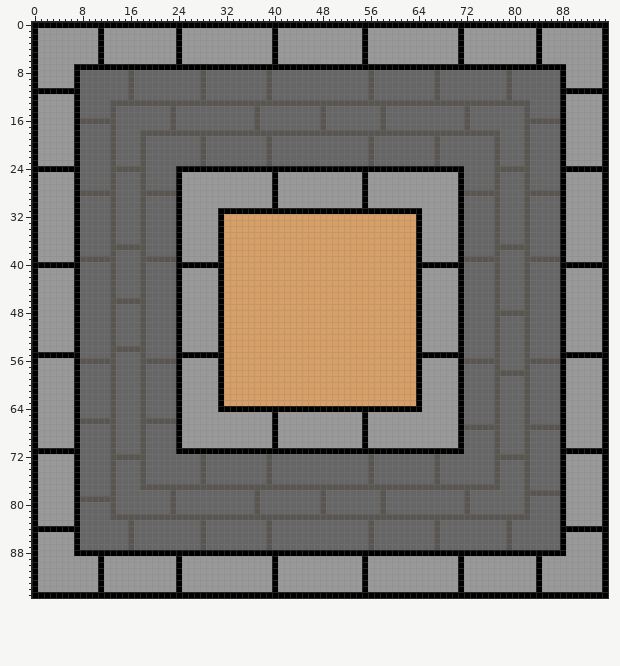
Sprite sheet -- assets/art/arena.png. The picture above is the old version.
The file is 96x96 pixels.
Now the later version:
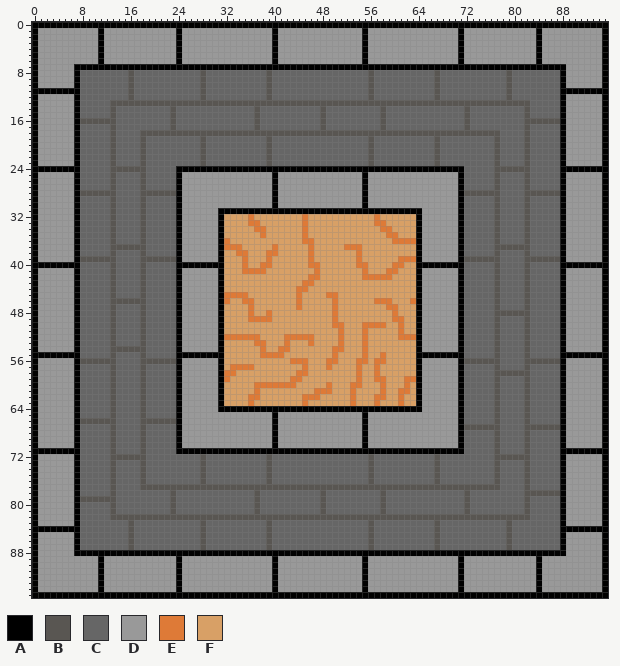
Palette (. is transparent): A #000000  B #595652  C #666666  D #999999  E #de7a37  F #d8a066
The commit says: art: add cracks in floor
Changes in this commit:
The author changed colour F to colour E in row 32 at x 36, 45 and 57; in row 33 at x 36 to 37, 45 and 57 to 58; in row 34 at x 37 to 38, 45 and 58 to 59; in row 35 at x 38, 45 and 59 to 60; in row 36 at x 32, 45 to 46 and 60 to 63; in row 37 at x 32 to 34, 40, 46 and 52 to 54.
The author changed colour F to colour E in row 38 at x 34 to 35, 39 to 40, 46 and 54; in row 39 at x 35, 39, 46, 54 and 61 to 63; in row 40 at x 35, 38 to 39, 46 to 47, 54 to 55 and 60 to 61; in row 41 at x 35 to 38, 47, 55 and 59 to 60; in row 42 at x 46 to 47 and 55 to 59; in row 43 at x 45 to 46.
The author changed colour F to colour E in row 44 at x 44 to 45; in row 45 at x 32 to 35, 44 and 49 to 50; in row 46 at x 32, 35 to 36, 44, 50, 57 to 59 and 63; in row 47 at x 36, 44, 50 and 59 to 60; in row 48 at x 36, 39, 50 and 60; in row 49 at x 36 to 39, 50 and 60 to 61.
The author changed colour F to colour E in row 50 at x 50 to 51, 55 to 58 and 61; in row 51 at x 51, 55 and 61; in row 52 at x 32 to 37, 42 to 46, 51, 55 and 61 to 63; in row 53 at x 37 to 38, 42, 46, 51 and 55; in row 54 at x 38, 41 to 42, 50 to 51 and 55; in row 55 at x 38 to 41, 50, 55 and 58.
The author changed colour F to colour E in row 56 at x 43 to 45, 49 to 50, 54 to 55 and 57 to 58; in row 57 at x 33 to 36, 45, 49, 54 and 57; in row 58 at x 32 to 33, 44 to 45, 54 and 57; in row 59 at x 32, 43 to 44, 54, 57 to 58 and 62 to 63; in row 60 at x 37 to 43, 49, 53 to 54, 58 and 62; in row 61 at x 37, 47 to 49, 53, 58 and 61 to 62.
The author changed colour F to colour E in row 62 at x 36 to 37, 45 to 47, 53, 57 to 58 and 61; in row 63 at x 36, 45, 53, 57 and 61.
